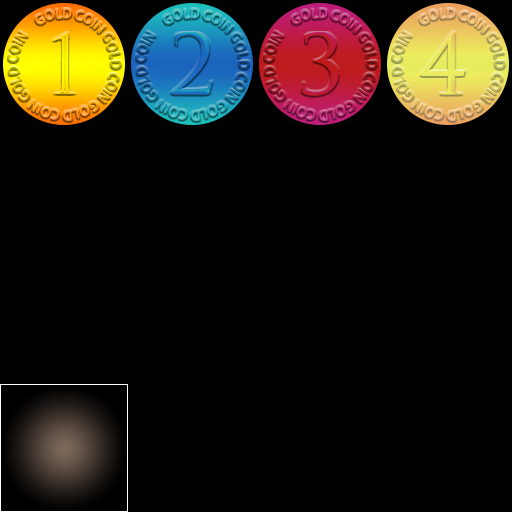
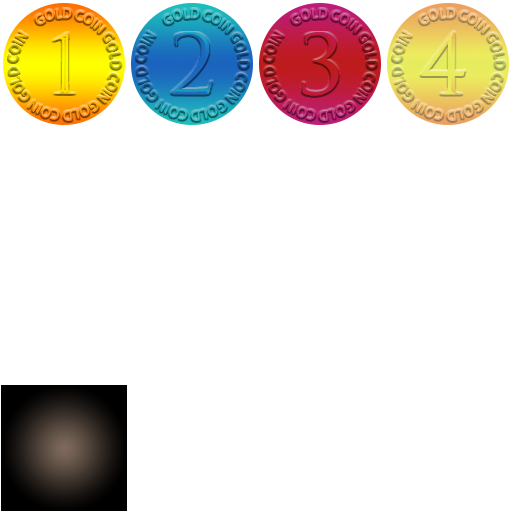
Layer changes from the first 512px x 512px image to the second:
painted on "Ellipse 1" (1st of 4, in "4") over (387, 3, 509, 125)
painted on "Ellipse 1" (2nd of 4, in "3") over (259, 3, 381, 125)
painted on "Ellipse 1" (3rd of 4, in "2") over (131, 3, 253, 125)
painted on "Ellipse 1" (4th of 4, in "1") over (3, 3, 125, 125)
renamed "1" to "bg", hid it over (0, 0, 512, 512)
